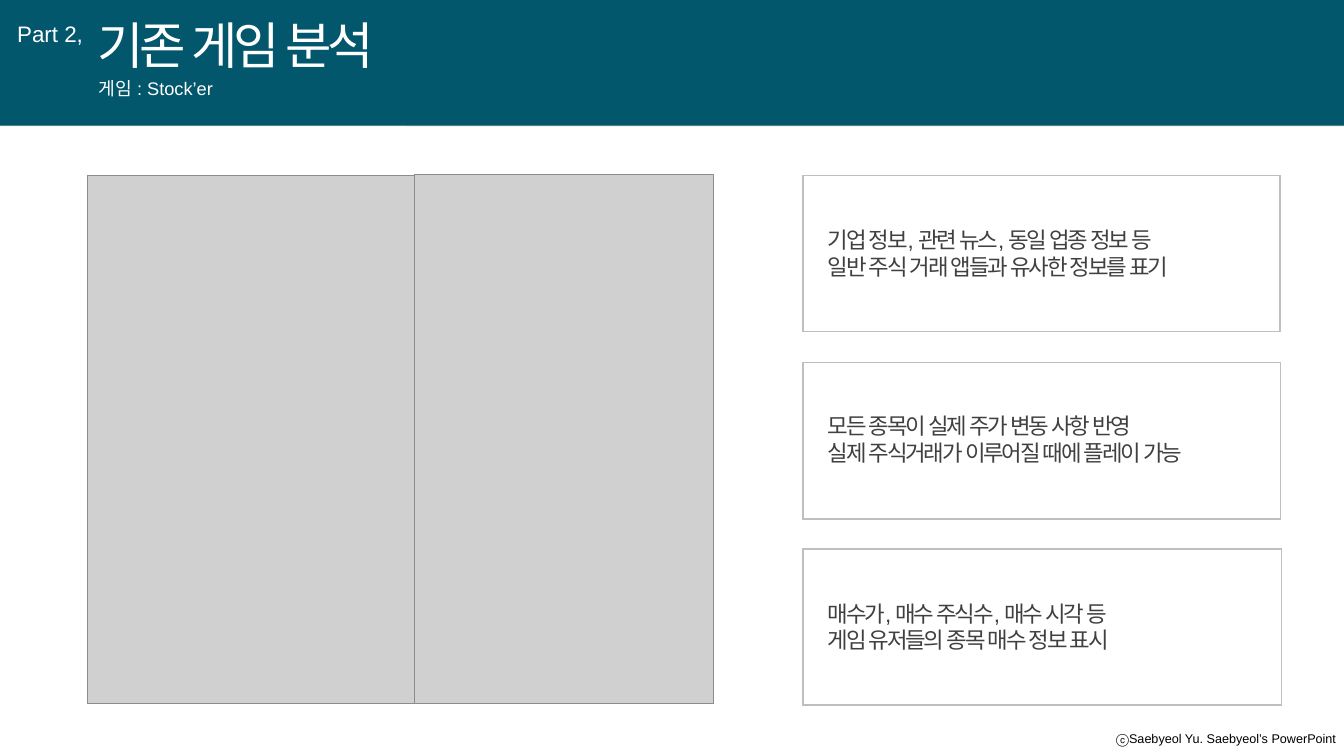
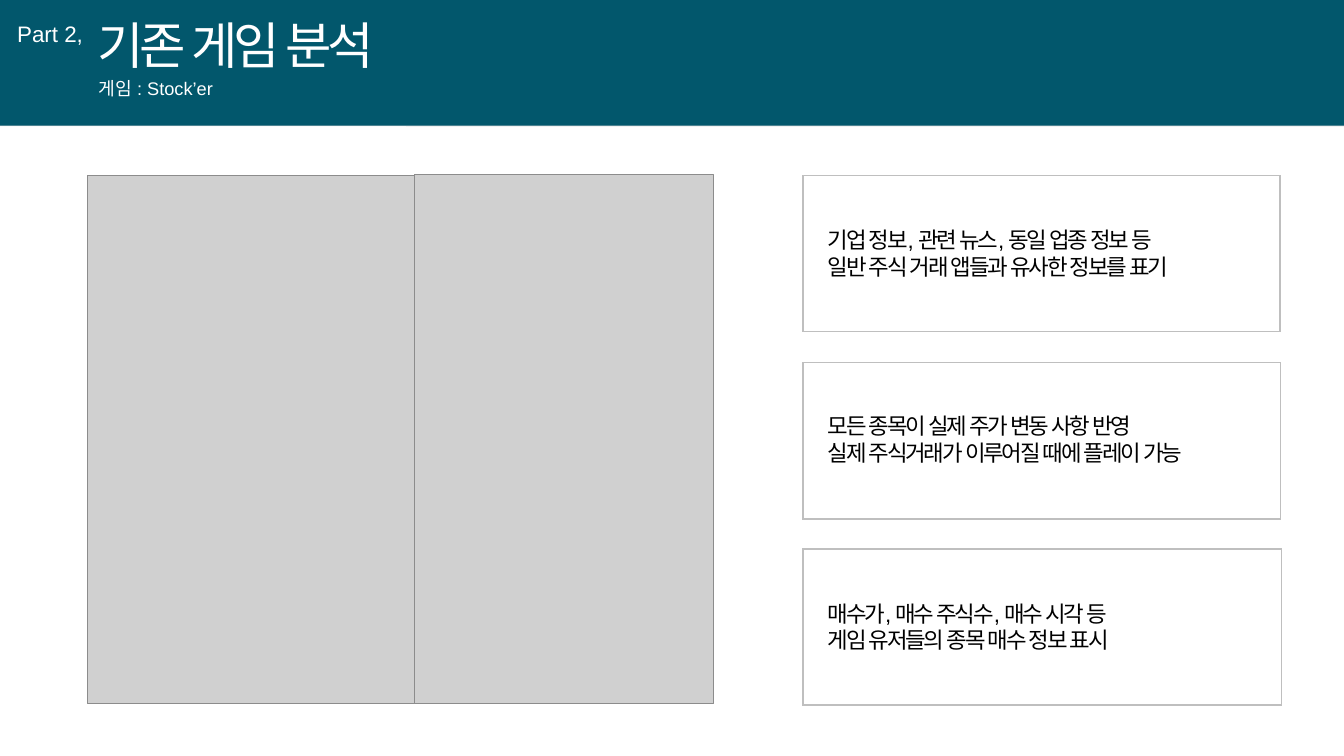
Before and after one commit to SKYooon1/Project2002, a slide deck: slide 9 of Present.odp (slide 14 before the commit). Drawn at 1344x756 pixels with LibreOffice and Linux fonts; fonts in the diff are those of the drawing; grey boxes stand for pictures. Boxes give left, top, right and bottom in pixels: in the first picture for what was removed or moved away, otherwise in the second. Text is boxed around its words. In the diff, an @@ line names an element or a change of style, - is before the commit and + after.

```diff
--- a/Present.odp
+++ b/Present.odp
@@ text colour #404040 to #000000 in 3 elements at (x1=828, y1=229, x2=1168, y2=277), (x1=828, y1=415, x2=1182, y2=463), (x1=828, y1=603, x2=1109, y2=650) @@
@@ text removed at (x1=1185, y1=734, x2=1336, y2=746) @@
-ⓒSaebyeol Yu. Saebyeol’s PowerPoint
```
Also in this commit, not shown: 9 other slides changed, 5 slides added, 8 slides removed.
